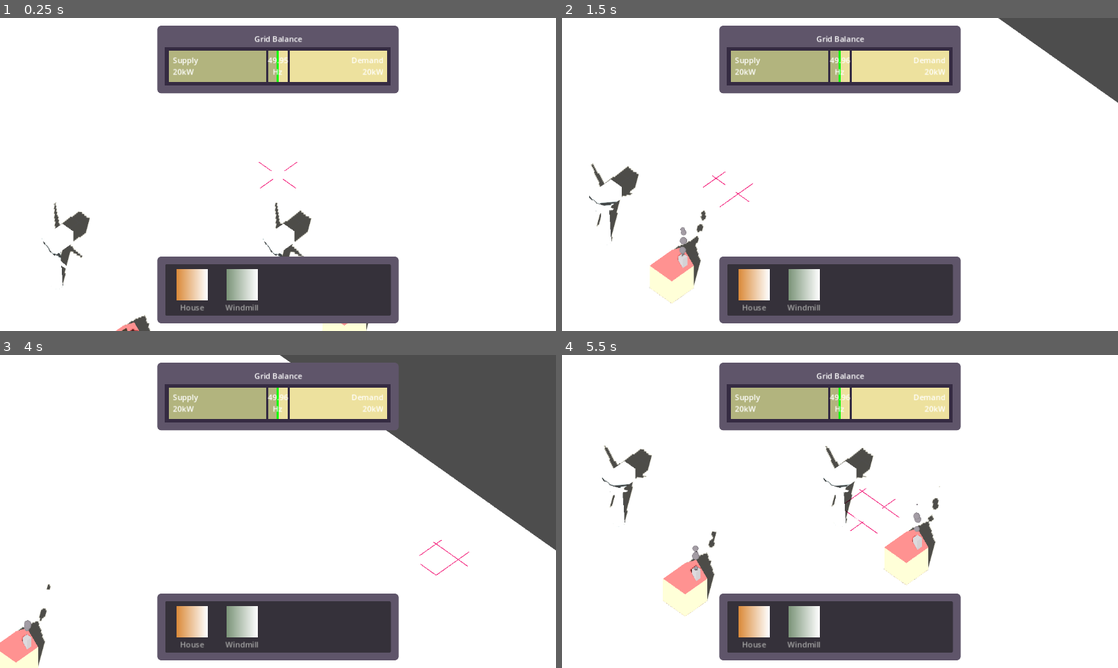
Above: before the commit, frames 1-4 (two rows, left to right).
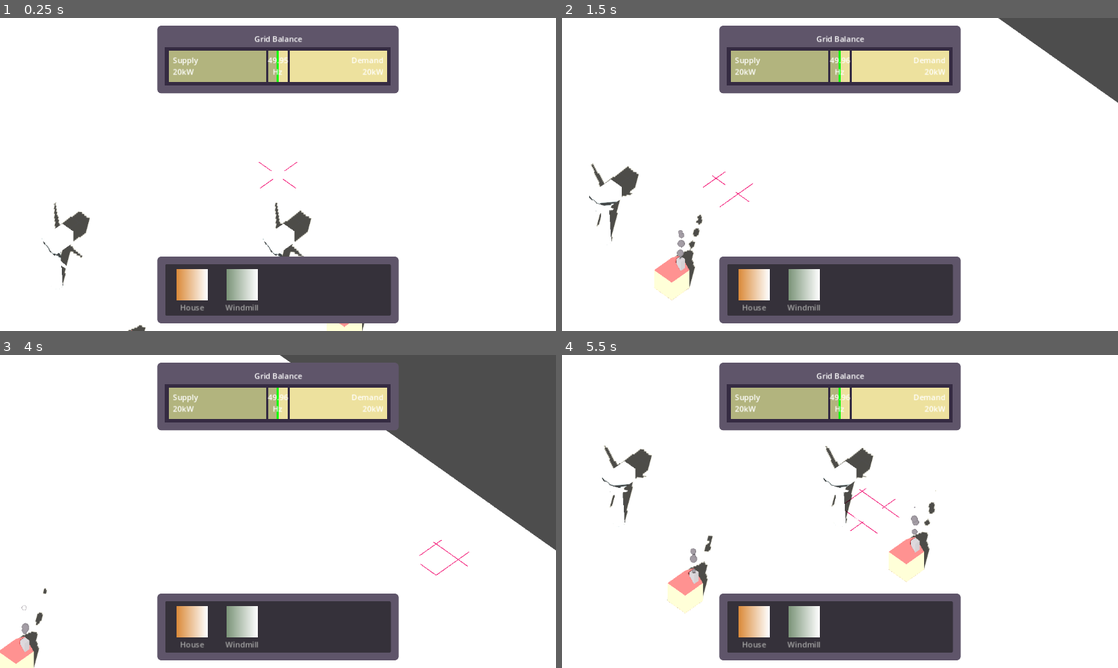
Above: after the commit, the same moments.

Repository: Vandebron/vandebron_game
Game: Godot game, scene res://world/main.tscn
Same seed, same stepped clock (60 frames per second), same inputs: the game is played once before the commit and once after it.
Inputs (mouse positions are in pixels of both pictures, inside the frame that each line leads up to):
- Up to frame 1 (0.25 s): no input
- Up to frame 2 (1.5 s): move the mouse to (962, 158) at 0.52 s; hold D (move_right) 0.53-1.28 s; click (962, 158) at 0.67 s; move the mouse to (728, 190) at 1.27 s; hold S (move_down) from 1.28 s (still down); click (728, 190) at 1.42 s
- Up to frame 3 (4 s): move the mouse to (333, 442) at 2.02 s; release S (move_down) at 2.03 s; hold D (move_right) 2.03-2.78 s; click (333, 442) at 2.17 s; move the mouse to (250, 574) at 2.77 s; hold W (move_up) 2.78-3.53 s; click (250, 574) at 2.92 s; move the mouse to (444, 558) at 3.52 s; hold A (move_left) from 3.53 s (still down); click (444, 558) at 3.67 s
- Up to frame 4 (5.5 s): move the mouse to (673, 464) at 4.27 s; click (673, 464) at 4.42 s; move the mouse to (867, 511) at 5.02 s; release A (move_left) at 5.03 s; hold S (move_down) from 5.03 s (still down); click (867, 511) at 5.17 s

The runs differ from the first frame. In frame 1, 0.2% of the frame differs, in the area x 20-67%, y 94-100%; in frame 2, 0.8%; in frame 3, 0.6%; in frame 4, 1.5%, in the area x 18-68%, y 41-84%.

Commit message:
Add building placement shape to show good/bad spot

Diff:
--- a/library/building/building_def.gd
+++ b/library/building/building_def.gd
@@ -7,3 +7,5 @@
 @export var image: Texture2D
 @export var model: PackedScene
 @export var scene: PackedScene
+@export var shape: PackedScene
+@export var collider: PackedScene
--- a/object/builder/builder.gd
+++ b/object/builder/builder.gd
@@ -3,17 +3,20 @@
 
 signal build_done(node: Node3D, at_position: Vector3)
 
-const highlight_material: Material = preload("res://object/builder/highlight_material.tres")
 const grid_cell_size := Vector3(1.0, 1.0, 1.0)
+var good_placement_color := Color.hex(0x8ab060ff)
+var bad_placement_color := Color.hex(0xb45252ff)
 
 @export var building: BuildingDef: set=set_building
 
 # This is so we don't immediately build the building after selecting it from the list
 @onready var placement_debounce: Timer = $PlacementDebounce
 
-var placement_model: Model
-
+var _highlight_material: Material = preload("res://object/builder/highlight_material.tres")
 var _physics_space_state: PhysicsDirectSpaceState3D
+var _model: Model
+var _shape: Model
+var _collider: Area3D
 var _build_confirmed: bool
 var _build_position: Vector3
 var _mouse_pos: Vector3
@@ -31,16 +34,20 @@
 	_mouse_pos = InputUtil.get_mouse_world_position(_physics_space_state)
 	_mouse_pos = snapped(_mouse_pos, grid_cell_size)
 
-	placement_model.global_position = \
-		lerp(placement_model.global_position, _mouse_pos, delta * 15.0)
+	global_position = lerp(global_position, _mouse_pos, delta * 15.0)
+
+	_highlight_material.albedo_color =\
+		bad_placement_color if _collider.has_overlapping_areas() else good_placement_color
 
 
 func confirm() -> void:
-	if !_is_ready_for_placement():
+	if !_can_place():
 		return
 
 	_build_confirmed = true
 	_build_position = _mouse_pos
+
+	_shape.hide()
 
 	_hover_tween.kill()
 	var twirl_tween: Tween = _add_twirl_animation()
@@ -66,8 +73,8 @@
 	# Bob up and down
 	_hover_tween.set_ease(Tween.EASE_IN_OUT)
 	_hover_tween.set_trans(Tween.TRANS_SINE)
-	_hover_tween.tween_property(placement_model, "global_position:y", 0.4, 1.0)
-	_hover_tween.tween_property(placement_model, "global_position:y", 0.0, 1.0)
+	_hover_tween.tween_property(_model, "global_position:y", 0.4, 1.0)
+	_hover_tween.tween_property(_model, "global_position:y", 0.0, 1.0)
 	_hover_tween.set_loops()
 
 
@@ -76,32 +83,31 @@
 	# Rise and twirl
 	tween.set_ease(Tween.EASE_IN_OUT)
 	tween.set_trans(Tween.TRANS_SINE)
-	tween.tween_property(placement_model, "global_rotation:y", TAU, 0.4)
-	tween.parallel().tween_property(placement_model, "global_position:y", 0.8, 0.4)
+	tween.tween_property(_model, "global_rotation:y", TAU, 0.4)
+	tween.parallel().tween_property(_model, "global_position:y", 0.8, 0.4)
 	# Fall and bounce
 	tween.chain()\
 		.set_ease(Tween.EASE_OUT)\
 		.set_trans(Tween.TRANS_BOUNCE)\
-		.tween_property(placement_model, "global_position:y", 0.0, 0.35)
+		.tween_property(_model, "global_position:y", 0.0, 0.35)
 	return tween
 
 
-func _add_highlight() -> void:
-	for mesh in placement_model.mesh_nodes:
-		mesh.material_overlay = highlight_material
-		mesh.transparency = 0.5
-
-
-func _is_ready_for_placement() -> bool:
-	return !_build_confirmed && placement_debounce.time_left == 0
+func _can_place() -> bool:
+	return !_build_confirmed\
+		&& placement_debounce.time_left == 0\
+		&& !_collider.has_overlapping_areas()
 
 
 func set_building(value: BuildingDef) -> void:
 	building = value
 
 	# TODO: Can we get this typed as Model in BuildingDef?
-	placement_model = building.model.instantiate() as Model
-	add_child(placement_model)
+	_model = building.model.instantiate() as Model
+	add_child(_model)
+	_shape = building.shape.instantiate() as Model
+	add_child(_shape)
+	_collider = building.collider.instantiate()
+	add_child(_collider)
 
 	call_deferred("_add_hover_animation")
-	_add_highlight()
--- a/object/builder/highlight_material.tres
+++ b/object/builder/highlight_material.tres
@@ -1,6 +1,8 @@
 [gd_resource type="StandardMaterial3D" format=3 uid="uid://bmo3pjsu8nm0w"]
 
 [resource]
+cull_mode = 1
 diffuse_mode = 3
 specular_mode = 1
 albedo_color = Color(0, 1, 1, 1)
+disable_receive_shadows = true
--- a/object/consumer/consumer.tscn
+++ b/object/consumer/consumer.tscn
@@ -1,10 +1,13 @@
-[gd_scene load_steps=3 format=3 uid="uid://vjdf3kwb88ov"]
+[gd_scene load_steps=4 format=3 uid="uid://vjdf3kwb88ov"]
 
 [ext_resource type="Script" path="res://object/consumer/consumer.gd" id="1_fkbgk"]
 [ext_resource type="PackedScene" uid="uid://5yby1xliao2j" path="res://object/consumer/house_model.tscn" id="2_em8mf"]
+[ext_resource type="PackedScene" uid="uid://b3bbpo64jnd2l" path="res://object/consumer/house_collider.tscn" id="3_k1wp0"]
 
 [node name="Consumer" type="Node3D"]
 script = ExtResource("1_fkbgk")
 demand = 10.0
 
 [node name="HouseModel" parent="." instance=ExtResource("2_em8mf")]
+
+[node name="Area3D" parent="." instance=ExtResource("3_k1wp0")]
--- a/object/consumer/consumer_building_def.tres
+++ b/object/consumer/consumer_building_def.tres
@@ -1,8 +1,10 @@
-[gd_resource type="Resource" script_class="BuildingDef" load_steps=6 format=3 uid="uid://diejrlo4iciyb"]
+[gd_resource type="Resource" script_class="BuildingDef" load_steps=8 format=3 uid="uid://diejrlo4iciyb"]
 
 [ext_resource type="Script" path="res://library/building/building_def.gd" id="1_6vwfd"]
+[ext_resource type="PackedScene" uid="uid://b3bbpo64jnd2l" path="res://object/consumer/house_collider.tscn" id="1_ksac2"]
 [ext_resource type="PackedScene" uid="uid://5yby1xliao2j" path="res://object/consumer/house_model.tscn" id="1_mjwmw"]
 [ext_resource type="PackedScene" uid="uid://vjdf3kwb88ov" path="res://object/consumer/consumer.tscn" id="2_c5yd1"]
+[ext_resource type="PackedScene" uid="uid://5pmepuisqp78" path="res://object/consumer/house_shape.tscn" id="5_6sw2s"]
 
 [sub_resource type="Gradient" id="Gradient_2gdk5"]
 offsets = PackedFloat32Array(0.00649351, 1)
@@ -19,3 +21,5 @@
 image = SubResource("GradientTexture2D_1l38a")
 model = ExtResource("1_mjwmw")
 scene = ExtResource("2_c5yd1")
+shape = ExtResource("5_6sw2s")
+collider = ExtResource("1_ksac2")
--- /dev/null
+++ b/object/consumer/house_collider.tscn
@@ -0,0 +1,12 @@
+[gd_scene load_steps=2 format=3 uid="uid://b3bbpo64jnd2l"]
+
+[sub_resource type="BoxShape3D" id="BoxShape3D_7n4d7"]
+size = Vector3(0.9, 0.9, 0.9)
+
+[node name="Area3D" type="Area3D"]
+transform = Transform3D(1, 0, 0, 0, 1, 0, 0, 0, 1, 2.08165e-12, 0.5, 2.08165e-12)
+collision_layer = 2
+collision_mask = 2
+
+[node name="CollisionShape3D" type="CollisionShape3D" parent="."]
+shape = SubResource("BoxShape3D_7n4d7")
--- a/object/consumer/house_model.tscn
+++ b/object/consumer/house_model.tscn
@@ -3,6 +3,7 @@
 [ext_resource type="Script" path="res://library/model/model.gd" id="1_jtxf5"]
 
 [sub_resource type="BoxMesh" id="BoxMesh_psdtc"]
+size = Vector3(0.8, 0.8, 0.8)
 
 [sub_resource type="StandardMaterial3D" id="StandardMaterial3D_6yiwg"]
 diffuse_mode = 3
@@ -11,7 +12,7 @@
 roughness = 0.0
 
 [sub_resource type="PrismMesh" id="PrismMesh_sb8vf"]
-size = Vector3(1, 0.5, 1)
+size = Vector3(0.8, 0.4, 0.8)
 
 [sub_resource type="StandardMaterial3D" id="StandardMaterial3D_3nfc7"]
 diffuse_mode = 3
@@ -99,17 +100,17 @@
 animation_player = NodePath("AnimationPlayer")
 
 [node name="House" type="MeshInstance3D" parent="."]
-transform = Transform3D(1, 0, 0, 0, 1, 0, 0, 0, 1, 2.08165e-12, 0.5, 2.08165e-12)
+transform = Transform3D(1, 0, 0, 0, 1, 0, 0, 0, 1, 2.08165e-12, 0.4, 2.08165e-12)
 mesh = SubResource("BoxMesh_psdtc")
 surface_material_override/0 = SubResource("StandardMaterial3D_6yiwg")
 
 [node name="Roof" type="MeshInstance3D" parent="House"]
-transform = Transform3D(1, 0, 0, 0, 1, 0, 0, 0, 1, 2.08165e-12, 0.75, 2.08165e-12)
+transform = Transform3D(1, 0, 0, 0, 1, 0, 0, 0, 1, 2.08165e-12, 0.6, 2.08165e-12)
 mesh = SubResource("PrismMesh_sb8vf")
 surface_material_override/0 = SubResource("StandardMaterial3D_3nfc7")
 
 [node name="Chimney" type="MeshInstance3D" parent="House"]
-transform = Transform3D(1, 0, 0, 0, 1, 0, 0, 0, 1, 0.3, 0.5, -0.2)
+transform = Transform3D(1, 0, 0, 0, 1, 0, 0, 0, 1, 0.2, 0.4, -0.2)
 mesh = SubResource("BoxMesh_5ebfq")
 surface_material_override/0 = SubResource("StandardMaterial3D_ojcif")
 
--- /dev/null
+++ b/object/consumer/house_shape.tscn
@@ -0,0 +1,18 @@
+[gd_scene load_steps=4 format=3 uid="uid://5pmepuisqp78"]
+
+[ext_resource type="Script" path="res://library/model/model.gd" id="1_72y7d"]
+[ext_resource type="Material" uid="uid://bmo3pjsu8nm0w" path="res://object/builder/highlight_material.tres" id="2_0n2tw"]
+
+[sub_resource type="BoxMesh" id="BoxMesh_chcgu"]
+size = Vector3(1, 0.1, 1)
+
+[node name="BuildShapeIndicator" type="Node3D" node_paths=PackedStringArray("mesh_nodes")]
+script = ExtResource("1_72y7d")
+mesh_nodes = [NodePath("MeshInstance3D")]
+
+[node name="MeshInstance3D" type="MeshInstance3D" parent="."]
+transform = Transform3D(1, 0, 0, 0, 1, 0, 0, 0, 1, 2.08165e-12, 0.1, 2.08165e-12)
+cast_shadow = 0
+mesh = SubResource("BoxMesh_chcgu")
+skeleton = NodePath("../..")
+surface_material_override/0 = ExtResource("2_0n2tw")
--- a/object/easset/easset.tscn
+++ b/object/easset/easset.tscn
@@ -1,9 +1,12 @@
-[gd_scene load_steps=3 format=3 uid="uid://kplamygjx6ob"]
+[gd_scene load_steps=4 format=3 uid="uid://kplamygjx6ob"]
 
 [ext_resource type="PackedScene" uid="uid://bxgfnp120gfmk" path="res://object/windmill/windmill_model.tscn" id="1_fcoyg"]
 [ext_resource type="Script" path="res://object/easset/easset.gd" id="1_gk877"]
+[ext_resource type="PackedScene" uid="uid://dlwoabgf66r5s" path="res://object/windmill/windmill_collider.tscn" id="4_wtpck"]
 
 [node name="EAsset" type="Node3D"]
 script = ExtResource("1_gk877")
 
 [node name="Model" parent="." instance=ExtResource("1_fcoyg")]
+
+[node name="Area3D" parent="." instance=ExtResource("4_wtpck")]
--- a/object/windmill/windmill_building_def.tres
+++ b/object/windmill/windmill_building_def.tres
@@ -1,8 +1,10 @@
-[gd_resource type="Resource" script_class="BuildingDef" load_steps=6 format=3 uid="uid://b0r1cr25214g"]
+[gd_resource type="Resource" script_class="BuildingDef" load_steps=8 format=3 uid="uid://b0r1cr25214g"]
 
 [ext_resource type="PackedScene" uid="uid://bxgfnp120gfmk" path="res://object/windmill/windmill_model.tscn" id="1_2sd7r"]
 [ext_resource type="Script" path="res://library/building/building_def.gd" id="1_747nt"]
+[ext_resource type="PackedScene" uid="uid://dlwoabgf66r5s" path="res://object/windmill/windmill_collider.tscn" id="1_mp4yy"]
 [ext_resource type="PackedScene" uid="uid://kplamygjx6ob" path="res://object/easset/easset.tscn" id="2_y0x35"]
+[ext_resource type="PackedScene" uid="uid://dxqwmcbyqnwls" path="res://object/windmill/windmill_shape.tscn" id="4_oy3p0"]
 
 [sub_resource type="Gradient" id="Gradient_xdggp"]
 colors = PackedColorArray(0.489317, 0.587299, 0.480487, 1, 1, 1, 1, 1)
@@ -18,3 +20,5 @@
 image = SubResource("GradientTexture2D_hih47")
 model = ExtResource("1_2sd7r")
 scene = ExtResource("2_y0x35")
+shape = ExtResource("4_oy3p0")
+collider = ExtResource("1_mp4yy")
--- /dev/null
+++ b/object/windmill/windmill_collider.tscn
@@ -0,0 +1,12 @@
+[gd_scene load_steps=2 format=3 uid="uid://dlwoabgf66r5s"]
+
+[sub_resource type="BoxShape3D" id="BoxShape3D_5oebw"]
+size = Vector3(1.5, 3, 1.5)
+
+[node name="Area3D" type="Area3D"]
+transform = Transform3D(1, 0, 0, 0, 1, 0, 0, 0, 1, 2.08165e-12, 1.5, 2.08165e-12)
+collision_layer = 2
+collision_mask = 2
+
+[node name="CollisionShape3D" type="CollisionShape3D" parent="."]
+shape = SubResource("BoxShape3D_5oebw")
--- /dev/null
+++ b/object/windmill/windmill_shape.tscn
@@ -0,0 +1,18 @@
+[gd_scene load_steps=4 format=3 uid="uid://dxqwmcbyqnwls"]
+
+[ext_resource type="Script" path="res://library/model/model.gd" id="1_pxxyq"]
+[ext_resource type="Material" uid="uid://bmo3pjsu8nm0w" path="res://object/builder/highlight_material.tres" id="2_hgwtw"]
+
+[sub_resource type="BoxMesh" id="BoxMesh_3p726"]
+size = Vector3(1.5, 0.1, 1.5)
+
+[node name="BuildShapeIndicator" type="Node3D" node_paths=PackedStringArray("mesh_nodes")]
+script = ExtResource("1_pxxyq")
+mesh_nodes = [NodePath("MeshInstance3D")]
+
+[node name="MeshInstance3D" type="MeshInstance3D" parent="."]
+transform = Transform3D(1, 0, 0, 0, 1, 0, 0, 0, 1, 2.08165e-12, 0.1, 2.08165e-12)
+cast_shadow = 0
+mesh = SubResource("BoxMesh_3p726")
+skeleton = NodePath("../..")
+surface_material_override/0 = ExtResource("2_hgwtw")
--- a/project.godot
+++ b/project.godot
@@ -56,4 +56,5 @@
 
 [layer_names]
 
+3d_physics/layer_2="building"
 3d_physics/layer_13="mouse"
